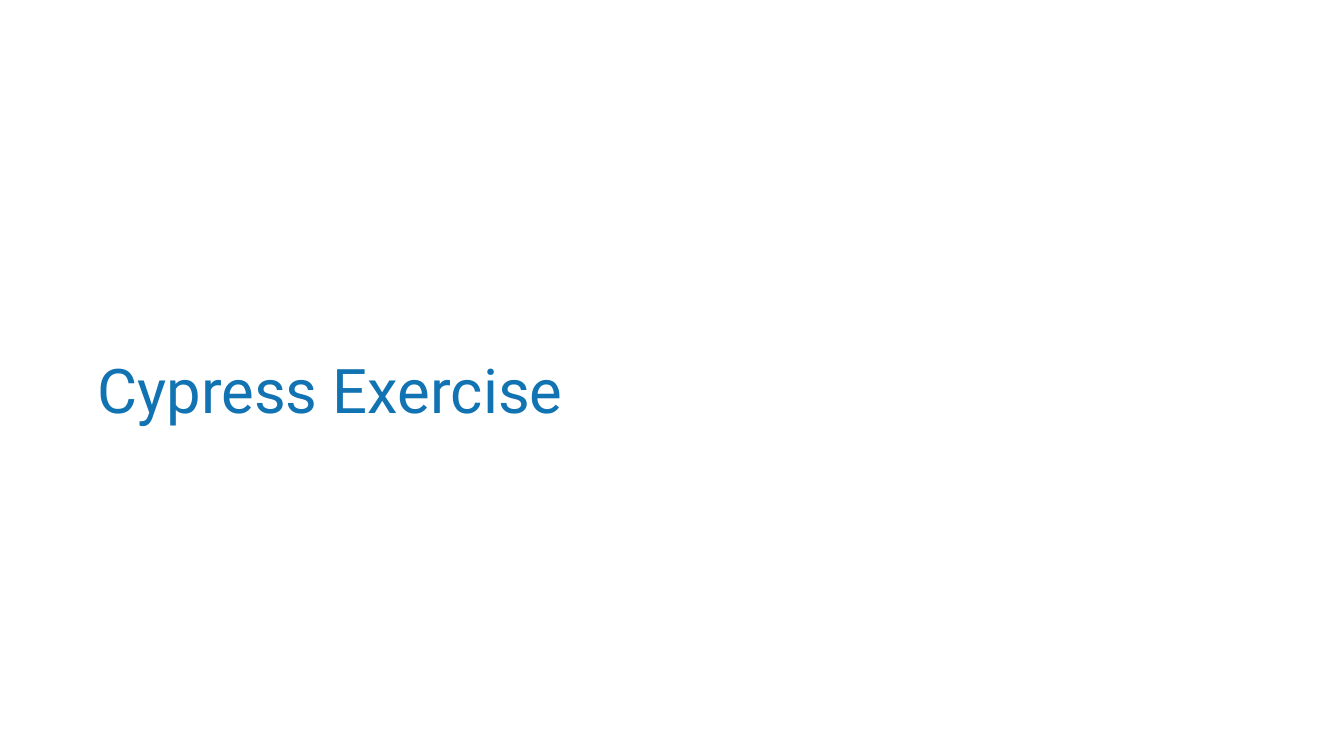
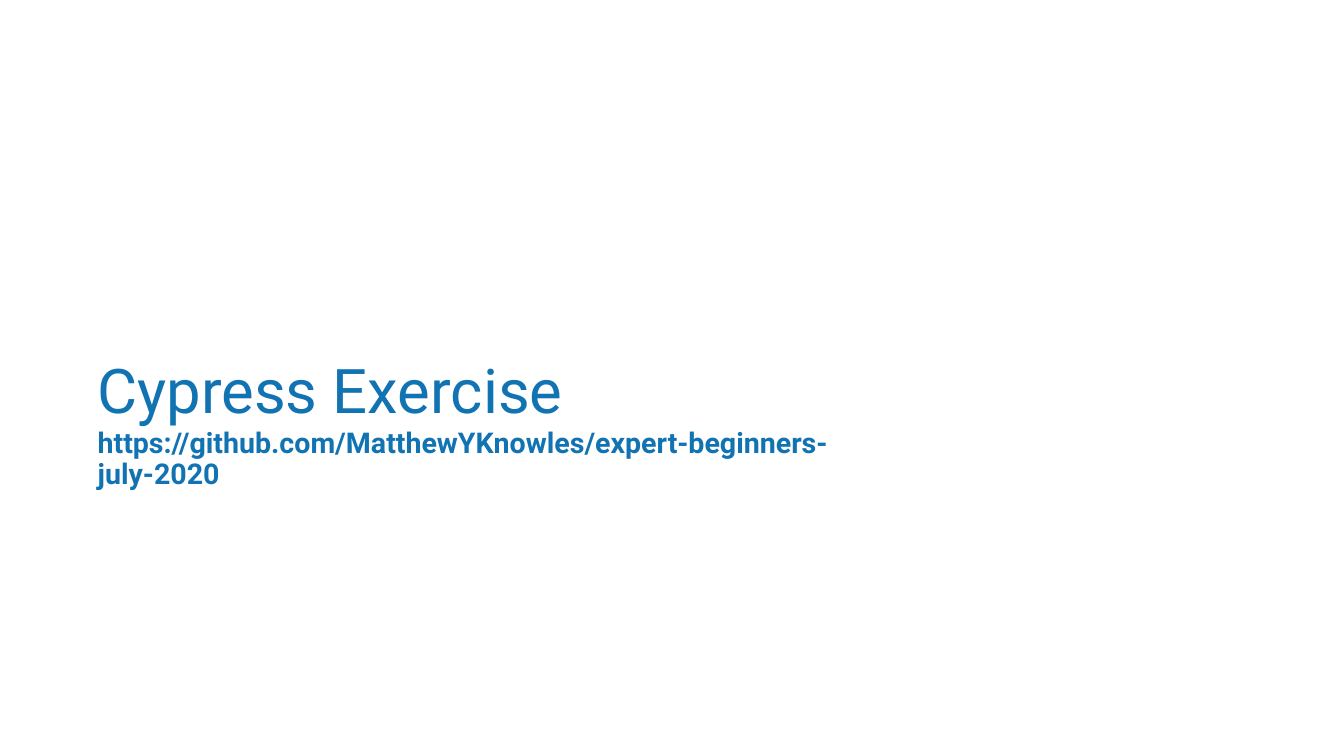
Before and after one commit to MatthewYKnowles/expert-beginners-july-2020, a slide deck: slide 20 of And Now Seleniums Watch is Ended.pptx (slide 19 before the commit). Drawn at 1344x756 pixels with LibreOffice and Linux fonts; fonts in the diff are those of the drawing; background and template pictures are left out. Boxes give left, top, right and bottom in pixels: in the first picture for what was removed or moved away, otherwise in the second. Text is boxed around its words. In the diff, an @@ line names an element or a change of style, - is before the commit and + after.

```diff
--- a/And Now Seleniums Watch is Ended.pptx
+++ b/And Now Seleniums Watch is Ended.pptx
@@ text added at bbox=[98, 431, 828, 490], 20.4 pt, text #1173B2, bold @@
+https://github.com/MatthewYKnowles/expert-beginners-july-2020
```
Also in this commit, not shown: 1 other slide changed, 2 slides added, 4 other files.
